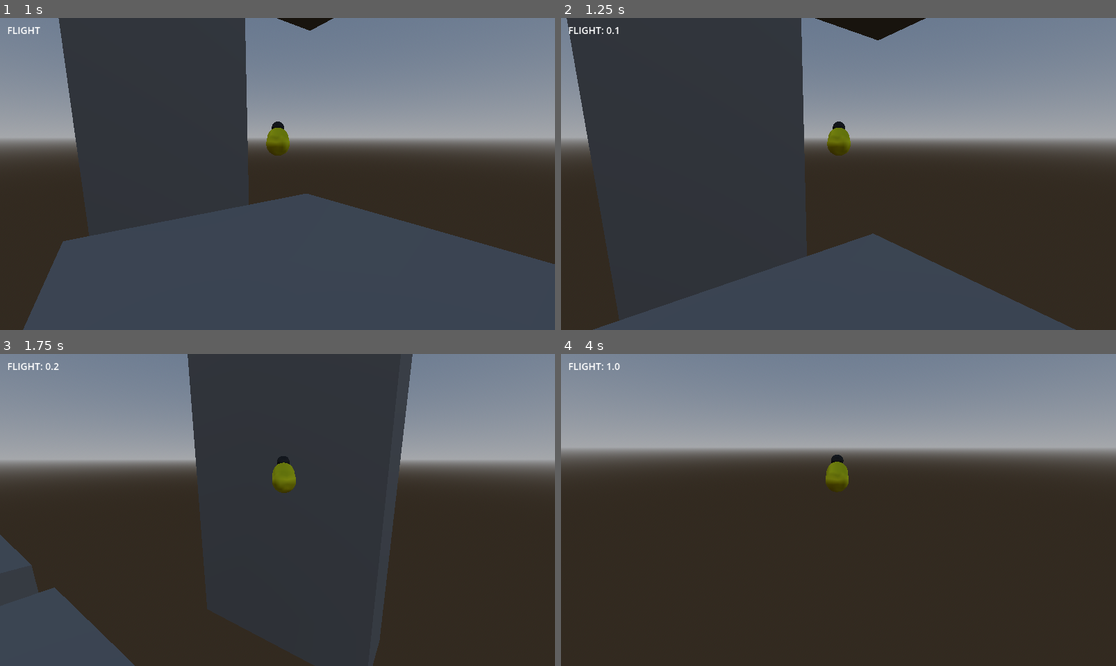
Above: before the commit, frames 1-4 (two rows, left to right).
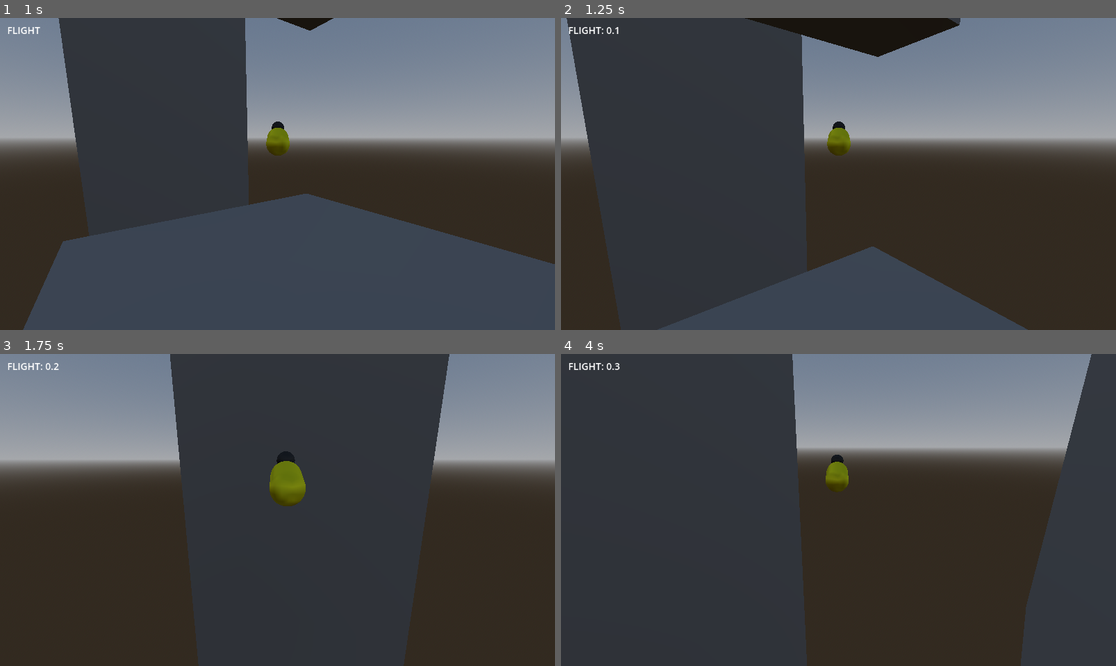
Above: after the commit, the same moments.

Repository: GunterJr/game-jam-feb
Game: Godot game, scene res://scenes/areas/movement-testing.tscn
Two runs of this game, one before a commit and one after it. Both use one fixed random seed, a clock stepped at 60 frames per second and the inputs below.
Inputs (mouse positions are in pixels of both pictures, inside the frame that each line leads up to):
- Up to frame 1 (1 s): tap Enter (ui_accept) at 0.5 s; move the mouse to (305, 174) at 0.52 s; hold W (forward) from 0.53 s (still down); hold Enter (ui_accept) from 0.53 s (still down); click (305, 174) at 0.67 s; tap Space (jump) at 0.77, 0.8 s
- Up to frame 2 (1.25 s): keep holding W (forward); keep holding Enter (ui_accept); tap Space (jump) at 1.07 s
- Up to frame 3 (1.75 s): keep holding W (forward); move the mouse to (249, 510) at 1.27 s; release Enter (ui_accept) at 1.28 s; tap Space (jump) at 1.35, 1.52 s; tap Enter (ui_accept) at 1.55 s
- Up to frame 4 (4 s): keep holding W (forward); tap Space (jump) at 1.82, 2.3, 3.02, 3.32, 3.77, 3.8 s; move the mouse to (849, 503) at 2.02 s; tap Shift (dash) at 2.1 s; move the mouse to (832, 516) at 2.77 s; tap Enter (ui_accept) at 2.85 s; click (832, 516) at 2.92 s; move the mouse to (877, 513) at 3.52 s; hold Enter (ui_accept) from 3.53 s (still down)

Frame 1 is identical in both runs. In frame 2, 6.2% of the frame differs, in the area x 5-93%, y 0-100%; in frame 3, 11%; in frame 4, 47%, in the area x 0-100%, y 0-100%.

Commit message:
not done yet

Diff:
--- a/scripts/benson.gd
+++ b/scripts/benson.gd
@@ -6,9 +6,9 @@
 @export var air_friction : float = 0.97
 @export var jump_velocity: float = 4.5
 
-@export var flight_velocity: float = 10
-@export var flight_time: float = 3.0
-@export var max_flight_speed: float = 40
+@export var flight_velocity: float = 0.5
+@export var flight_time: float = 0.8
+@export var max_flight_speed: float = 4
 
 @export var dash_velocity: float = 10
 var flying : bool = false
@@ -25,14 +25,22 @@
 
 func _ready() -> void:
 	Input.mouse_mode = Input.MOUSE_MODE_CAPTURED
+	up_direction = Vector3.UP
 
 func _physics_process(delta: float) -> void:
 
 	velocity = current_velocity
 
 	# Add the gravity.
-	if not is_on_floor():
-		velocity += get_gravity() * delta
+	if not is_on_floor() and !is_on_wall_only():
+		var gravity_strength := get_gravity().length()
+		velocity += -up_direction * gravity_strength * delta
+
+	# grabbing wall
+	if is_on_wall_only():
+		var wall_normal = get_wall_normal()
+		velocity = Vector3(0, 0, 0)
+		up_direction = wall_normal
 
 	if Input.is_action_just_pressed("ui_cancel"):
 		Input.mouse_mode = Input.MOUSE_MODE_VISIBLE
@@ -41,7 +49,8 @@
 
 	# Handle jump.
 	if Input.is_action_just_pressed("jump") and is_on_floor():
-		velocity.y += jump_velocity
+		velocity += up_direction * jump_velocity
+		up_direction = Vector3.UP
 		flying = false
 
 	# Handle flight.
@@ -56,7 +65,7 @@
 			buzzer.play()
 		if(velocity.y < 0):
 			velocity.y = 0
-		velocity.y += flight_velocity * delta
+		velocity.y += flight_velocity
 		current_flight_time += delta
 		flew.emit(current_flight_time)
 
@@ -80,7 +89,7 @@
 
 		var move_direction = (input_vector.x * right + input_vector.y * forward).normalized()
 
-		if is_on_floor():
+		if is_on_floor() or is_on_wall_only():
 			velocity.x += move_direction.x * speed * delta
 			velocity.z += move_direction.z * speed * delta
 		else:
@@ -103,6 +112,8 @@
 
 	move_and_slide()
 
+	print(up_direction)
+
 	current_velocity = velocity
 
 ## "Refreshes" the players flight time. This method could techincally be placed
Not shown: 1 places in scenes/actors/benson.tscn that only renumber resources
